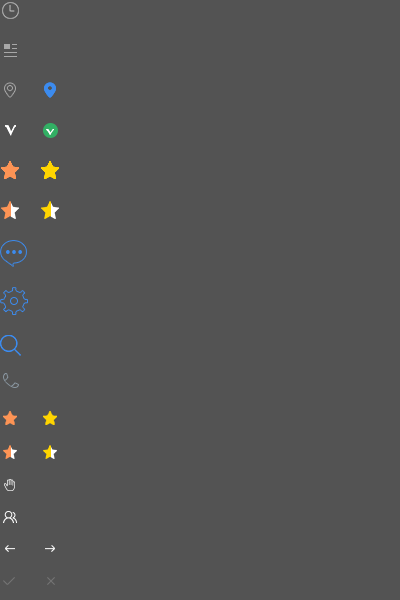
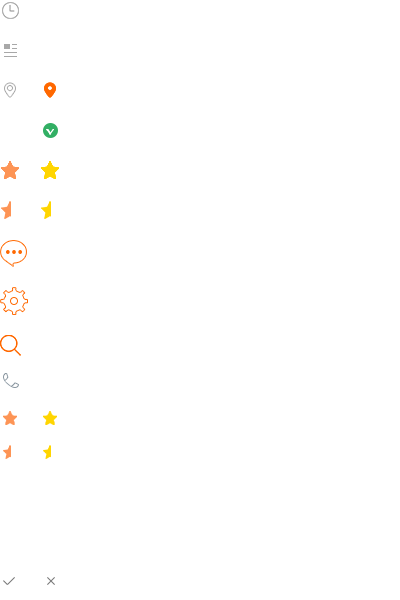
Before/after of a 400 x 600 layered artwork. What changed in the layer stack:
painted on "椭圆 5", unmasked it over [0, 287, 28, 315]
removed layer "设置" from group "other" over [0, 287, 28, 315]
painted on "椭圆 5 拷贝 3", unmasked it over [0, 240, 27, 267]
removed layer "消息 拷贝" from group "other" over [0, 240, 27, 267]
hid "bg" over [0, 0, 400, 600]
